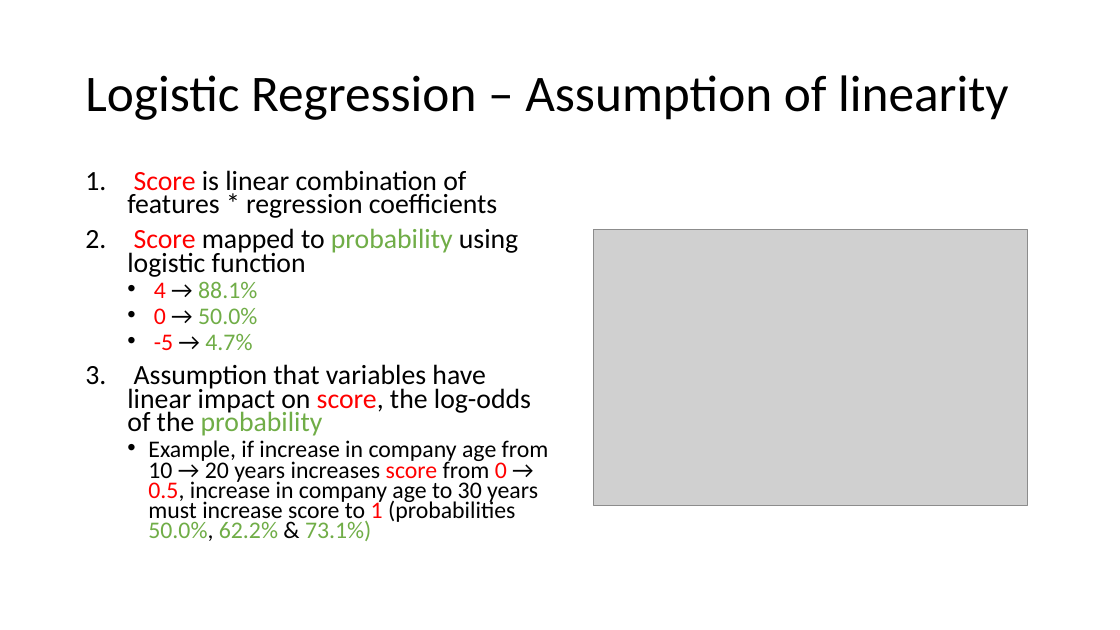
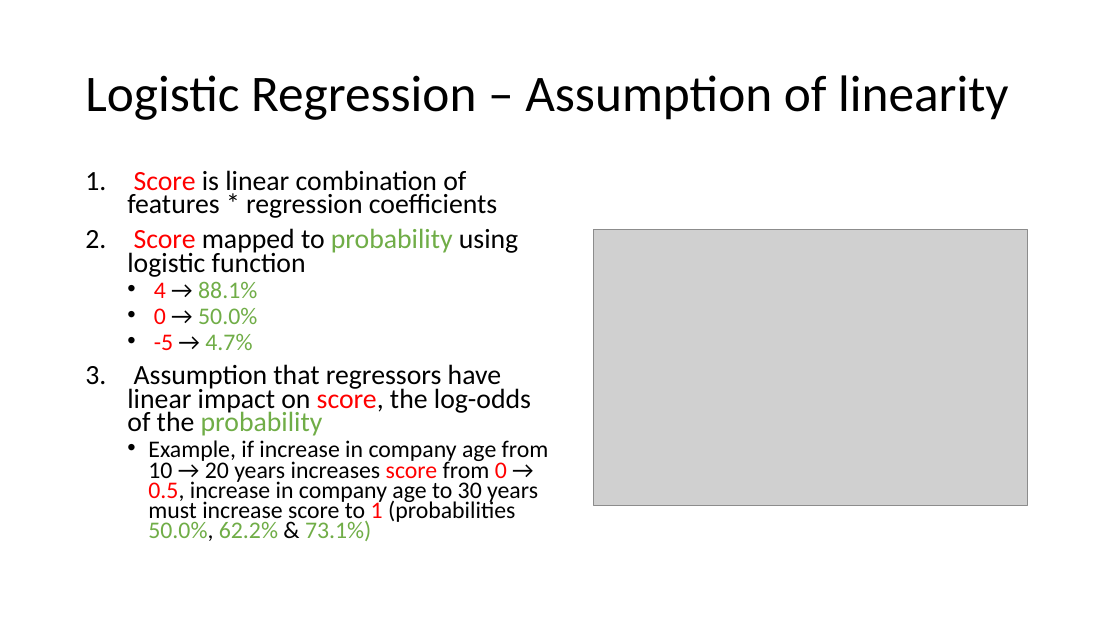
Before and after one commit to oli5679/WeightOfEvidenceDemo, a slide deck: slide 4 of Presentation.pptx. Drawn at 1120x630 pixels with LibreOffice and Linux fonts; fonts in the diff are those of the drawing; grey boxes stand for pictures. Boxes give left, top, right and bottom in pixels: in the first picture for what was removed or moved away, otherwise in the second. Text is boxed around its words. In the diff, an @@ line names an element or a change of style, - is before the commit and + after.

```diff
--- a/Presentation.pptx
+++ b/Presentation.pptx
@@ text at <box>127,364,531,436</box>: text changed @@
-3. Assumption that variables have linear impact on score, the log-odds of the probability
+3. Assumption that regressors have linear impact on score, the log-odds of the probability
```
Also in this commit, not shown: 1 slide added, 2 other files.
